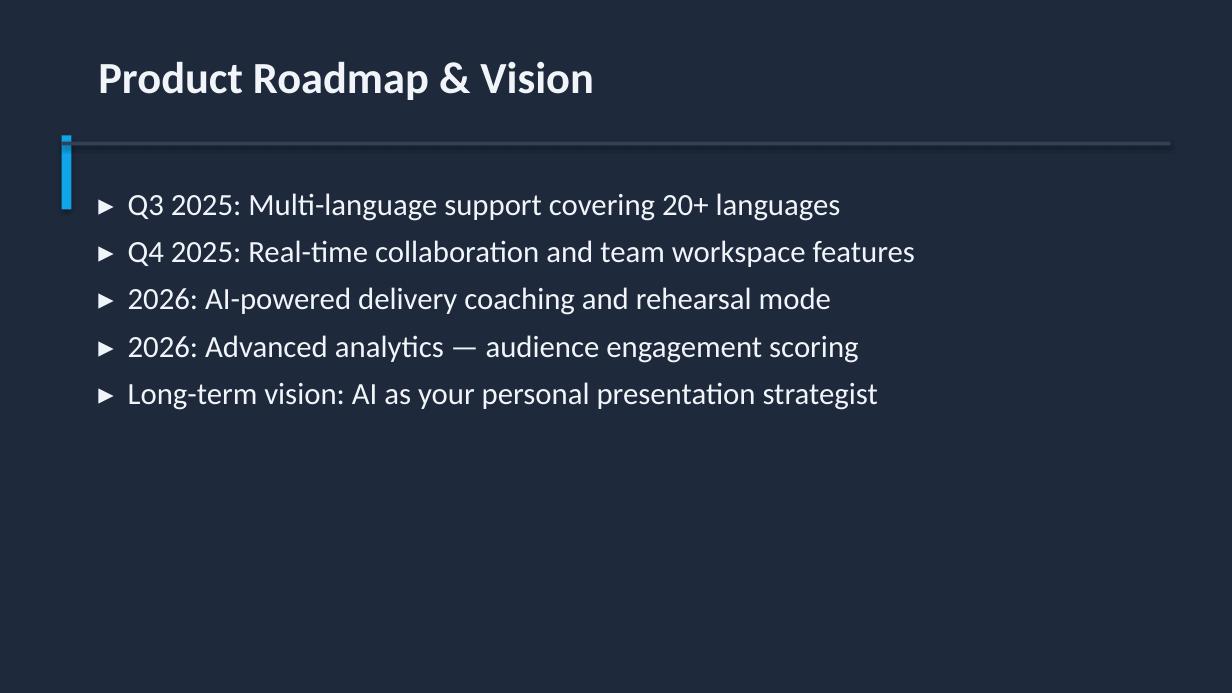
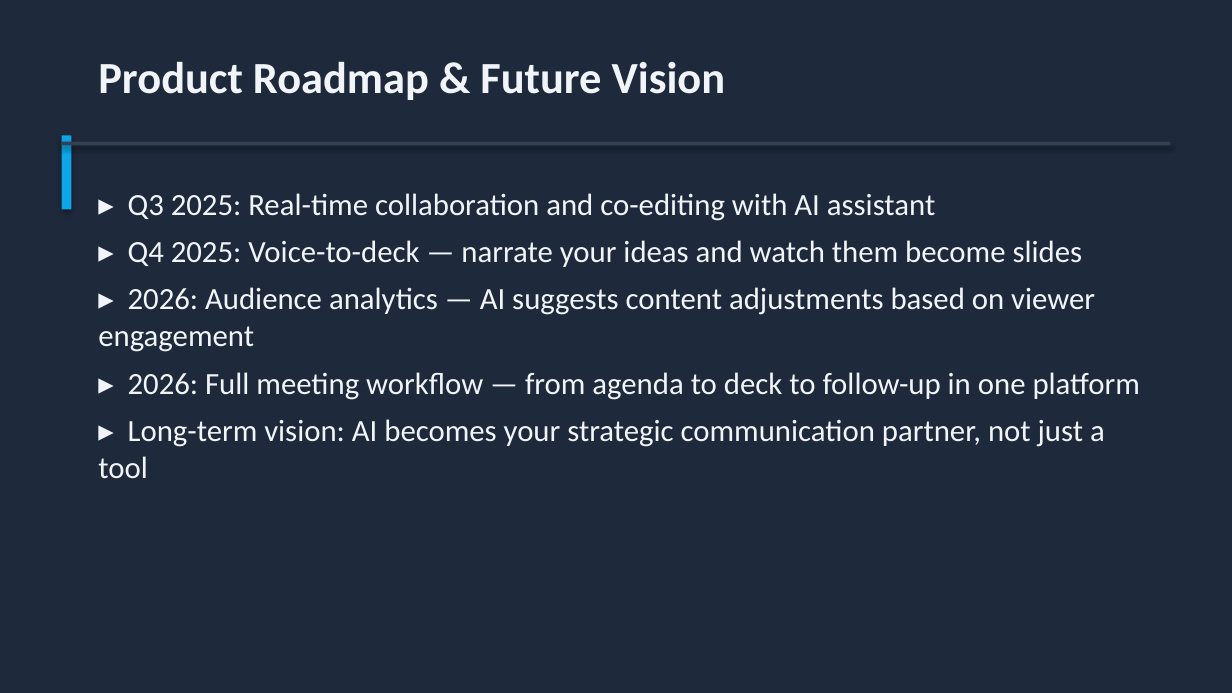
Before and after one commit to Moodswing9/claude-deck-generator, a slide deck: slide 9 of AI_Presentation_Generator_Pitch.pptx. Drawn at 1232x693 pixels with LibreOffice and Linux fonts; fonts in the diff are those of the drawing. Boxes give left, top, right and bottom in pixels: in the first picture for what was removed or moved away, otherwise in the second. Text is boxed around its words. In the diff, an @@ line names an element or a change of style, - is before the commit and + after.

```diff
--- a/AI_Presentation_Generator_Pitch.pptx
+++ b/AI_Presentation_Generator_Pitch.pptx
@@ text at (98,61,726,100): text changed @@
-Product Roadmap & Vision
+Product Roadmap & Future Vision
@@ text at (98,193,1140,479): text changed @@
-▸ Q3 2025: Multi-language support covering 20+ languages
-▸ Q4 2025: Real-time collaboration and team workspace features
-▸ 2026: AI-powered delivery coaching and rehearsal mode
-▸ 2026: Advanced analytics — audience engagement scoring
-▸ Long-term vision: AI as your personal presentation strategist
+▸ Q3 2025: Real-time collaboration and co-editing with AI assistant
+▸ Q4 2025: Voice-to-deck — narrate your ideas and watch them become slides
+▸ 2026: Audience analytics — AI suggests content adjustments based on viewer engagement
+▸ 2026: Full meeting workflow — from agenda to deck to follow-up in one platform
+▸ Long-term vision: AI becomes your strategic communication partner, not just a tool
```
Also in this commit, not shown: 8 other slides changed, 2 slides added, 2 slides removed, 4 other files.
